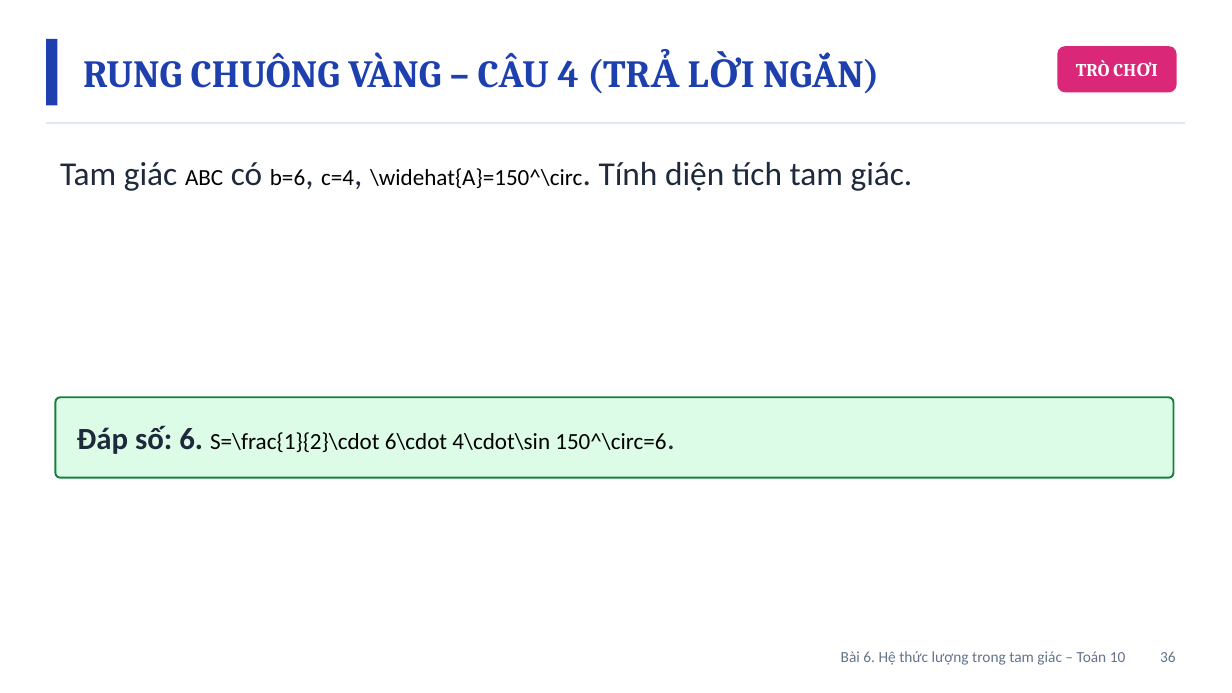
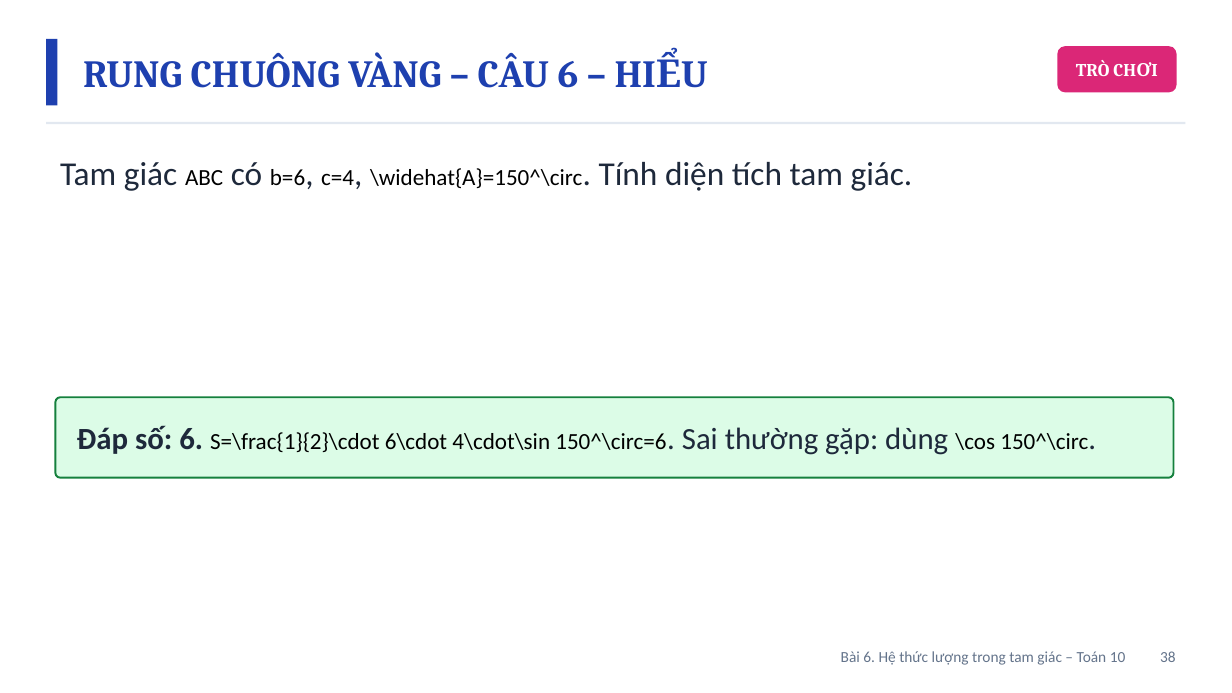
Before and after one commit to Trangtu66/Taode_thi_online, a slide deck: slide 38 of mon/toan/slide/lop10/BaiGiangDienTu_TOAN10_Bai6_HeThucLuong_T18-21.pptx (slide 36 before the commit). Drawn at 1232x693 pixels with LibreOffice and Linux fonts; fonts in the diff are those of the drawing. Boxes give left, top, right and bottom in pixels: in the first picture for what was removed or moved away, otherwise in the second. Text is boxed around its words. In the diff, an @@ line names an element or a change of style, - is before the commit and + after.

```diff
--- a/mon/toan/slide/lop10/BaiGiangDienTu_TOAN10_Bai6_HeThucLuong_T18-21.pptx
+++ b/mon/toan/slide/lop10/BaiGiangDienTu_TOAN10_Bai6_HeThucLuong_T18-21.pptx
@@ text at (x1=83, y1=52, x2=579, y2=88): text changed @@
-RUNG CHUÔNG VÀNG – CÂU 4 (TRẢ LỜI NGẮN)
+RUNG CHUÔNG VÀNG – CÂU 6 – HIỂU
@@ text at (x1=77, y1=425, x2=1088, y2=455): text changed @@
-Đáp số: 6. S=\frac{1}{2}\cdot 6\cdot 4\cdot\sin 150^\circ=6.
+Đáp số: 6. S=\frac{1}{2}\cdot 6\cdot 4\cdot\sin 150^\circ=6. Sai thường gặp: dùng \cos 150^\circ.
@@ text at (x1=841, y1=651, x2=1176, y2=665): text changed @@
-Bài 6. Hệ thức lượng trong tam giác – Toán 10 36
+Bài 6. Hệ thức lượng trong tam giác – Toán 10 38
```
Also in this commit, not shown: 8 other slides changed, 4 slides added, 9 other files.
